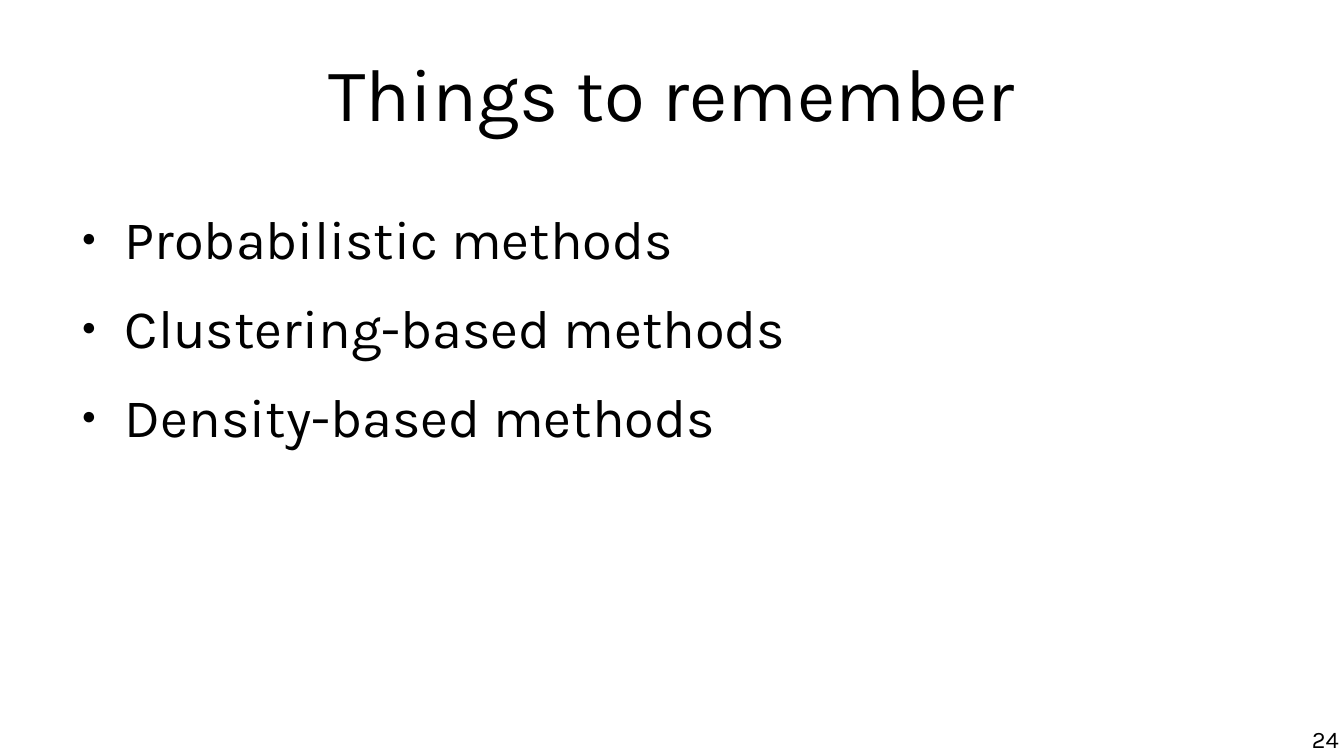
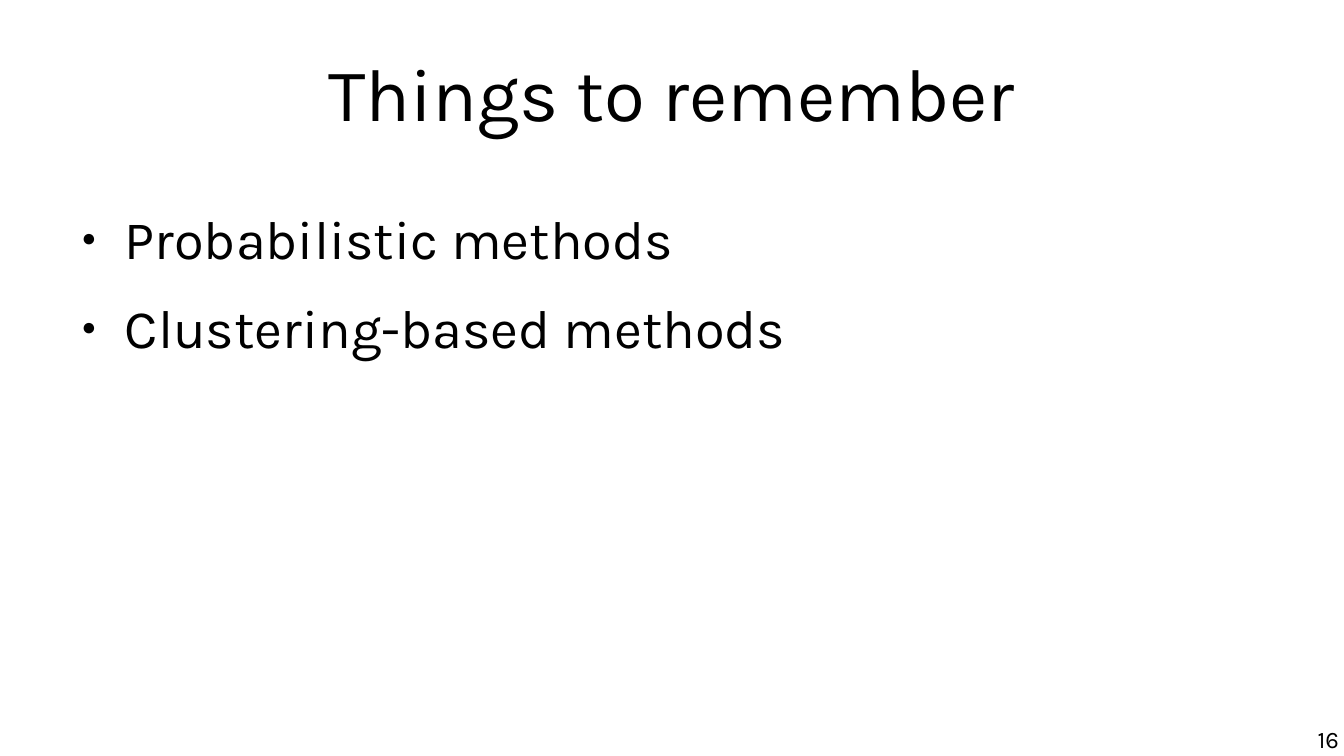
Before and after one commit to marco-calautti/data-mining-course, a slide deck: slide 16 of theory/odp/tt20_outliers_probability_density.odp (slide 24 before the commit). Drawn at 1344x756 pixels with LibreOffice and Linux fonts; fonts in the diff are those of the drawing. Boxes give left, top, right and bottom in pixels: in the first picture for what was removed or moved away, otherwise in the second. Text is boxed around its words. In the diff, an @@ line names an element or a change of style, - is before the commit and + after.

```diff
--- a/theory/odp/tt20_outliers_probability_density.odp
+++ b/theory/odp/tt20_outliers_probability_density.odp
@@ text at [125,399,715,451]: paragraph removed @@
-● Density-based methods
@@ page number at [1318,733,1339,749]: text changed @@
-24
+16
```
Also in this commit, not shown: 3 other slides changed, 8 slides removed, 2 other files.
